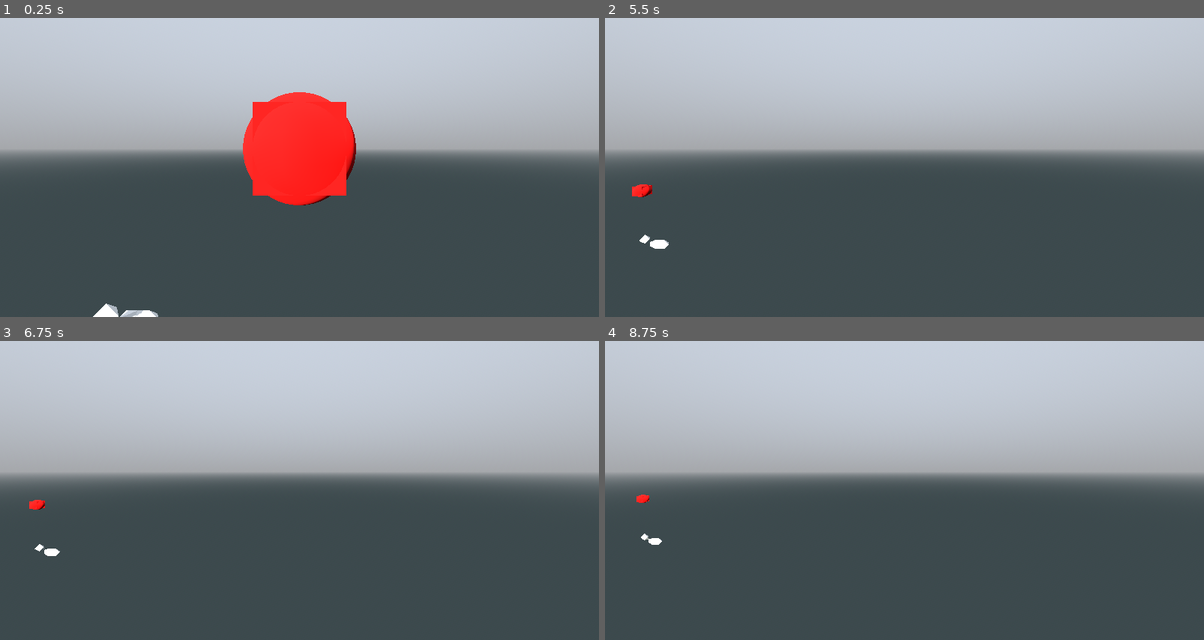
Above: before the commit, frames 1-4 (two rows, left to right).
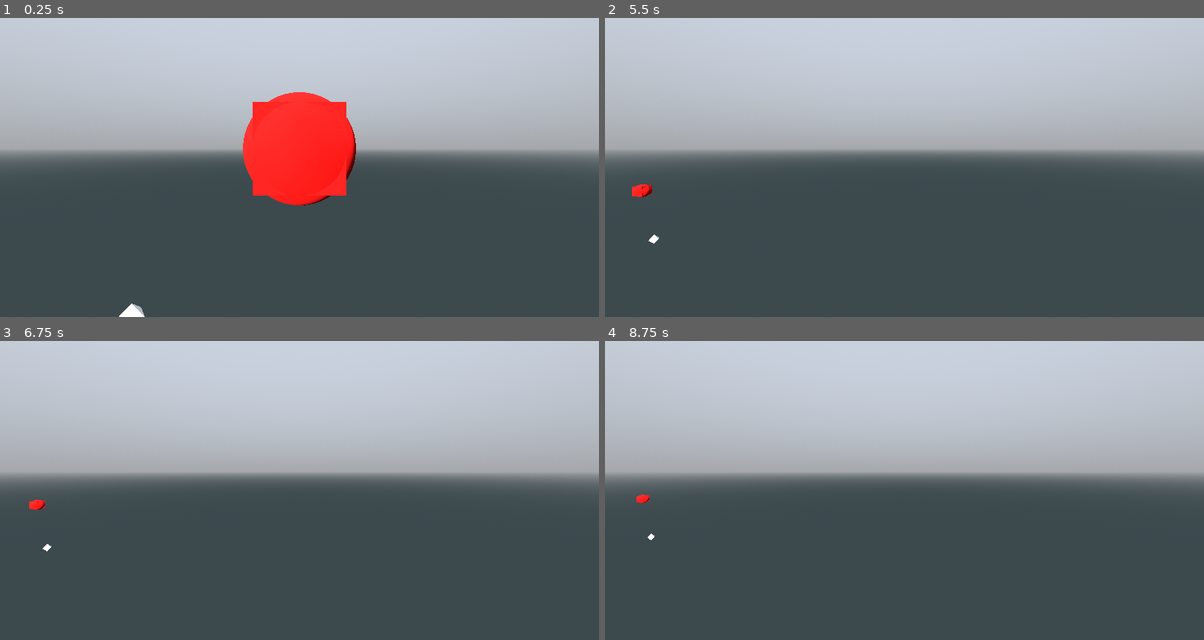
Above: after the commit, the same moments.

Repository: pixerhp/Hatchetflair
Game: Godot game, scene res://topscenes/gameplay_topscene.tscn
The game is run twice, just before and just after one commit, with the same random seed, the same clock (stepped at 60 frames per second) and the same inputs.
Inputs (mouse positions are in pixels of both pictures, inside the frame that each line leads up to):
- Up to frame 1 (0.25 s): no input
- Up to frame 2 (5.5 s): tap Enter at 0.5, 2, 3.5 s; move the mouse to (1036, 131) at 0.52 s; hold D (move_right) 0.53-1.28 s; hold Shift (speed_faster) 0.53-1.28 s; click (1036, 131) at 0.67 s; tap Space (move_jump_up) at 1.25, 2.75, 4.25 s; move the mouse to (784, 164) at 1.27 s; hold S (move_backwards) 1.28-2.03 s; tap Ctrl (speed_slower) at 1.35, 2.85, 4.35 s; move the mouse to (964, 74) at 2.02 s; hold D (move_right) 2.03-2.78 s; hold Shift (speed_faster) 2.03-2.78 s; move the mouse to (874, 215) at 2.77 s; hold W (move_forwards) 2.78-3.53 s; click (874, 215) at 2.92 s; move the mouse to (1084, 200) at 3.52 s; hold Shift (speed_faster) 3.53-4.28 s; hold A (move_left) 3.53-5.03 s; move the mouse to (724, 98) at 4.27 s; move the mouse to (934, 149) at 5.02 s; hold S (move_backwards) from 5.03 s (still down); hold Shift (speed_faster) from 5.03 s (still down); click (934, 149) at 5.17 s
- Up to frame 3 (6.75 s): move the mouse to (209, 388) at 5.77 s; release S (move_backwards) at 5.78 s; release Shift (speed_faster) at 5.78 s; hold D (move_right) 5.78-6.53 s; tap Ctrl (speed_slower) at 5.85 s; move the mouse to (431, 454) at 6.52 s; hold W (move_forwards) from 6.53 s (still down); hold Shift (speed_faster) from 6.53 s (still down)
- Up to frame 4 (8.75 s): move the mouse to (784, 487) at 7.27 s; release W (move_forwards) at 7.28 s; release Shift (speed_faster) at 7.28 s; hold D (move_right) 7.28-8.03 s; tap Ctrl (speed_slower) at 7.35 s; click (784, 487) at 7.42 s; move the mouse to (964, 397) at 8.02 s; hold S (move_backwards) from 8.03 s (still down); hold Shift (speed_faster) from 8.03 s (still down)

The runs differ from the first frame. In frame 1, 0.3% of the frame differs, in the area x 15-27%, y 95-100%; in frame 2, 0.1%; in frame 3, less than 0.1%; in frame 4, less than 0.1%.

Commit message:
Remove older marching cubes code + General cleanup

Diff:
--- a/scripts/autoloaded/tchunks_utils.gd
+++ b/scripts/autoloaded/tchunks_utils.gd
@@ -7,6 +7,9 @@
 const TCHUNK_HS: Vector3 = Vector3(TCHUNK_HL, TCHUNK_HL, TCHUNK_HL)
 const TCHUNK_HS2: Vector3 = Vector3(TCHUNK_HL - 0.5, TCHUNK_HL - 0.5, TCHUNK_HL - 0.5)
 const TCHUNK_HS3: Vector3 = Vector3(TCHUNK_HL - 1, TCHUNK_HL - 1, TCHUNK_HL - 1)
+
+func triangle_normal_vector(verts: PackedVector3Array) -> Vector3:
+	return ((verts[2]-verts[0]).cross((verts[1]-verts[0]))).normalized()
 
 const ts_tess_cube_move: Array[Vector3i] = [
 	Vector3i(-1, 0, 0), Vector3i(1, 0, 0),
@@ -118,7 +121,7 @@
 
 	[[18,14,4, 18,4,13], [18,13,5, 18,5,2], [18,3,6, 18,6,14], [18,2,3], [], [], [], []],
 	[[14,4,13, 14,13,12, 14,12,1], [13,5,2, 13,2,12], [], [], [], [], [11,14,6, 11,9,14], []],
-	#[[4,0,14, 19,0,12, 19,12,1, 19,1,14], [], [], [2,7,12, 22,7,16, 22,16,3, 22,3,12], [], [], [11,9,16, 25,9,14, 25,14,6, 25,6,16], []],
+	# alt 0b01001001 "stars/hexagons" pattern: [[4,0,14, 19,0,12, 19,12,1, 19,1,14], [], [], [2,7,12, 22,7,16, 22,16,3, 22,3,12], [], [], [11,9,16, 25,9,14, 25,14,6, 25,6,16], []],
 	[[1,14,12, 12,14,0, 4,0,14], [], [], [3,12,16, 16,12,7, 2,7,12], [], [], [6,16,14, 14,16,9, 11,9,16], []],
 	[[4,13,14, 18,14,13], [13,5,18, 15,18,5], [14,18,6, 16,6,18], [18,15,16, 7,16,15], [], [], [], []], # 1111 simple
 	[[], [18,5,2], [18,3,6], [18,2,3], [18,9,8], [18,8,5], [18,6,9], []], # the hexagon
@@ -388,8 +391,8 @@
 	[[], [], [], [], [], [], [], []],
 ]
 
-
-func generate_march_ang_tables() -> void:
+# inneficient brute-forcing, but that's OK because it's just a dev tool.
+func generate_march_ang_ind_table() -> void:
 	var inds_string: String = ""
 	var patt_i: int = 0;
 	var rot_z: int = 0; var rot_y: int = 0; var rot_x: int = 0;
@@ -461,411 +464,6 @@
 		inds = [inds[1],inds[3],inds[0],inds[2],inds[5],inds[7],inds[4],inds[6]]
 	return inds
 
-
-# Body-centered (regular) marching cubes patterns data:
-const ts_bc_march_pattern_verts: PackedVector3Array = [
-	# Edge midpoints:
-	Vector3(0,-0.5,-0.5), Vector3(-0.5,0,-0.5),
-	Vector3(0.5,0,-0.5), Vector3(0,0.5,-0.5),
-	Vector3(-0.5,-0.5,0), Vector3(0.5,-0.5,0),
-	Vector3(-0.5,0.5,0), Vector3(0.5,0.5,0),
-	Vector3(0,-0.5,0.5), Vector3(-0.5,0,0.5),
-	Vector3(0.5,0,0.5), Vector3(0,0.5,0.5),
-	# Face ambiguity center-points:
-	Vector3(0,0,-0.5), Vector3(0,-0.5,0),
-	Vector3(-0.5,0,0), Vector3(0.5,0,0),
-	Vector3(0,0.5,0), Vector3(0,0,0.5),
-	# Volume center-point:
-	Vector3(0,0,0),
-]
-var ts_bc_march_pattern_inds: Array[PackedByteArray] = [
-	[],
-	[0,1,4],
-	[2,1,4, 4,5,2],
-	[0,12,4, 4,12,1, 3,12,7, 7,12,2],
-	[0,1,4, 11,7,10],
-
-	[4,5,2, 4,2,3, 4,3,6],
-	[14,2,1, 14,5,2, 14,4,5, 14,6,11, 14,11,9],
-	[0,14,4, 0,12,14, 1,14,12,  7,12,2, 7,16,12, 3,12,16,  9,16,11, 9,14,16, 6,16,14],
-	[5,7,6, 6,4,5],
-	[2,6,8,  3,6,2, 5,2,8, 9,8,6],
-
-	[2,3,10, 3,6,10, 8,10,6, 4,8,6],
-	[1,14,2, 15,2,14,  7,15,6, 14,6,15,  9,14,10, 15,10,14,  5,15,4, 14,4,15],
-	[4,5,15, 4,15,16, 4,16,6,  7,15,16,  2,3,16, 2,16,15,  10,11,16, 10,16,15],
-	[18,13,12, 0,12,13,  18,14,13, 4,13,14,  18,13,17, 8,17,13,  18,15,13, 5,13,15,
-		18,12,1, 18,1,14,  18,9,14, 18,17,9,  18,17,10, 18,10,15,  18,2,15, 18,12,2,
-		18,16,12, 3,12,16,  18,14,16, 6,16,14,  18,16,17, 11,17,16,  18,15,16, 7,16,15],
-]
-
-# Vertex-centered marching cubes patterns data:
-const ts_vc_march_pattern_verts: PackedVector3Array = [
-
-]
-var ts_vc_march_pattern_inds: Array = [ # !!! consider how to implement three weight-based ambiguity solutions?
-	[[], [], [], [], [], [], [], [],],
-
-]
-
-
-# inneficient brute-forcing, but that's OK because it's just a dev tool.
-func print_bc_march_table():
-	var inds_string: String = ""
-
-	var patt_i: int = 0
-	var rot_z: int = 0
-	var rot_y: int = 0
-	var rot_x: int = 0
-	var flip_x: bool = false
-	var inv_state: bool = false
-
-	for comb in range(0, 256):
-		for i in range(0, 4*4*4*2*2*ts_march_patt_states.size()):
-			inv_state = bool(posmod(i, 2))
-			flip_x = bool(posmod(i/2, 2))
-			rot_x = posmod(i/4, 4)
-			rot_y = posmod(i/16, 4)
-			rot_z = posmod(i/64, 4)
-			patt_i = i/256
-			if (transform_bc_march_state(comb, rot_z, rot_y, rot_x, flip_x, inv_state) ==
-			ts_march_patt_states[patt_i]):
-				inds_string += str(
-					detransform_bc_march_inds(patt_i, rot_z, rot_y, rot_x, flip_x, inv_state)
-				) + ",\n"
-				break
-
-	print("//////// MARCHING CUBES INDICES TABLE: ////////\n")
-	print(inds_string)
-	print("\n\n\n\n")
-
-func transform_bc_march_state(comb, rot_z, rot_y, rot_x, flip_x, inv_state) -> int:
-	for i in range(0, rot_z):
-		comb = (((comb & 0b00010001) << 1) | ((comb & 0b00100010) << 2) |
-				((comb & 0b10001000) >> 1) | ((comb & 0b01000100) >> 2))
-	for i in range(0, rot_y):
-		comb = (((comb & 0b00000101) << 4) | ((comb & 0b01010000) << 1) |
-				((comb & 0b00001010) >> 1) | ((comb & 0b10100000) >> 4))
-	for i in range(0, rot_x):
-		comb = (((comb & 0b00110000) >> 4) | ((comb & 0b00000011) << 2) |
-				((comb & 0b11000000) >> 2) | ((comb & 0b00001100) << 4))
-	if flip_x:
-		comb = ((comb & 0b10101010) >> 1) | ((comb & 0b01010101) << 1)
-	if inv_state:
-		comb = ~ comb
-	return PackedByteArray([comb])[0]
-
-func detransform_bc_march_inds(patt_i, rot_z, rot_y, rot_x, flip_x, inv_state) -> PackedByteArray:
-	var inds: PackedByteArray = ts_bc_march_pattern_inds[patt_i].duplicate()
-	if inv_state:
-		inds.reverse()
-	if flip_x:
-		for i in range(0, inds.size()):
-			if inds[i] in [1,4,6,9,14]:
-				inds[i] += 1
-			elif inds[i] in [2,5,7,10,15]:
-				inds[i] -= 1
-		inds.reverse()
-	for _r in range(0, rot_x):
-		for i in range(0, inds.size()):
-			match inds[i]:
-				0: inds[i] = 8
-				4, 5: inds[i] += 5
-				1, 2, 8: inds[i] += 3
-				3, 9, 10: inds[i] -= 3
-				6, 7: inds[i] -= 5
-				11: inds[i] = 3
-				12: inds[i] = 13
-				13: inds[i] = 17
-				17: inds[i] = 16
-				16: inds[i] = 12
-	for _r in range(0, rot_y):
-		for i in range(0, inds.size()):
-			match inds[i]:
-				2: inds[i] = 10
-				0: inds[i] = 5
-				3, 7: inds[i] += 4
-				5, 12: inds[i] += 3
-				15: inds[i] = 17
-				1: inds[i] = 2
-				10: inds[i] = 9
-				14: inds[i] = 12
-				6, 17: inds[i] -= 3
-				4, 8: inds[i] -= 4
-				11: inds[i] = 6
-				9: inds[i] = 1
-	for _r in range(0, rot_z):
-		for i in range(0, inds.size()):
-			match inds[i]:
-				1, 4, 9, 14: inds[i] += 2
-				0, 6, 8, 13: inds[i] += 1
-				3, 5, 11, 16: inds[i] -= 1
-				2, 7, 10, 15: inds[i] -= 2
-	inds.reverse() # Account for positive z being the opposite direction in Godot than in the data.
-	return inds
-
-func triangle_normal_vector(verts: PackedVector3Array) -> Vector3:
-	return ((verts[2]-verts[0]).cross((verts[1]-verts[0]))).normalized()
-
-var ts_march_inds: Array[PackedByteArray] = [
-	[],
-	[4, 1, 0],
-	[0, 2, 5],
-	[2, 5, 4, 4, 1, 2],
-	[1, 6, 3],
-	[0, 4, 6, 6, 3, 0],
-	[0, 12, 5, 5, 12, 2, 3, 12, 6, 6, 12, 1],
-	[6, 3, 4, 3, 2, 4, 2, 5, 4],
-	[3, 7, 2],
-	[2, 12, 7, 7, 12, 3, 1, 12, 4, 4, 12, 0],
-	[5, 0, 3, 3, 7, 5],
-	[5, 4, 1, 5, 1, 3, 5, 3, 7],
-	[7, 2, 1, 1, 6, 7],
-	[6, 7, 2, 6, 2, 0, 6, 0, 4],
-	[5, 0, 7, 0, 1, 7, 1, 6, 7],
-	[5, 4, 6, 6, 7, 5],
-	[9, 4, 8],
-	[8, 9, 1, 1, 0, 8],
-	[5, 13, 2, 2, 13, 0, 4, 13, 9, 9, 13, 8],
-	[2, 5, 1, 5, 8, 1, 8, 9, 1],
-	[9, 14, 8, 8, 14, 4, 1, 14, 3, 3, 14, 6],
-	[0, 8, 9, 0, 9, 6, 0, 6, 3],
-	[14, 12, 1, 12, 14, 6, 3, 12, 6, 12, 13, 0, 13, 12, 2, 5, 13, 2, 13, 14, 4, 14, 13, 8, 9, 14, 8],
-	[6, 8, 9, 8, 2, 5, 2, 6, 3, 8, 6, 2],
-	[7, 2, 3, 9, 4, 8],
-	[3, 7, 12, 7, 2, 12, 9, 1, 12, 8, 9, 12, 0, 8, 12],
-	[13, 7, 5, 13, 3, 7, 13, 0, 3, 13, 8, 9, 13, 9, 4],
-	[1, 3, 9, 3, 7, 9, 8, 9, 7, 5, 8, 7],
-	[4, 8, 14, 8, 9, 14, 2, 1, 14, 7, 2, 14, 6, 7, 14],
-	[7, 9, 6, 7, 8, 9, 8, 7, 2, 8, 2, 0],
-	[14, 13, 1, 13, 0, 1, 14, 13, 9, 13, 8, 9, 13, 14, 4, 5, 13, 7, 13, 14, 7, 14, 6, 7],
-	[5, 8, 7, 8, 9, 7, 9, 6, 7],
-	[8, 5, 10],
-	[8, 13, 10, 10, 13, 5, 0, 13, 1, 1, 13, 4],
-	[10, 8, 0, 0, 2, 10],
-	[10, 8, 2, 8, 4, 2, 4, 1, 2],
-	[8, 5, 10, 3, 1, 6],
-	[13, 3, 0, 13, 6, 3, 13, 4, 6, 13, 5, 10, 13, 10, 8],
-	[1, 6, 12, 6, 3, 12, 8, 0, 12, 10, 8, 12, 2, 10, 12],
-	[6, 8, 4, 6, 10, 8, 10, 6, 3, 10, 3, 2],
-	[5, 15, 8, 8, 15, 10, 7, 15, 3, 3, 15, 2],
-	[8, 15, 10, 8, 13, 15, 5, 15, 13, 1, 13, 4, 1, 12, 13, 0, 13, 12, 7, 12, 3, 7, 15, 12, 2, 12, 15],
-	[3, 7, 0, 7, 10, 0, 10, 8, 0],
-	[1, 7, 8, 3, 7, 1, 4, 1, 8, 10, 8, 7],
-	[15, 6, 7, 15, 1, 6, 15, 2, 1, 15, 10, 8, 15, 8, 5],
-	[6, 7, 15, 6, 15, 13, 6, 13, 4, 5, 15, 13, 10, 8, 13, 10, 13, 15, 2, 0, 13, 2, 13, 15],
-	[0, 10, 8, 0, 7, 10, 7, 0, 1, 7, 1, 6],
-	[6, 7, 10, 6, 10, 8, 6, 8, 4],
-	[5, 10, 9, 9, 4, 5],
-	[1, 0, 9, 0, 5, 9, 5, 10, 9],
-	[10, 9, 4, 10, 4, 0, 10, 0, 2],
-	[10, 9, 1, 1, 2, 10],
-	[6, 3, 14, 3, 1, 14, 10, 9, 14, 5, 10, 14, 4, 5, 14],
-	[0, 5, 3, 5, 10, 3, 6, 3, 10, 9, 6, 10],
-	[10, 9, 14, 10, 14, 12, 10, 12, 2, 1, 14, 12, 4, 0, 12, 4, 12, 14, 6, 3, 12, 6, 12, 14],
-	[9, 6, 10, 6, 3, 10, 3, 2, 10],
-	[15, 4, 5, 15, 9, 4, 15, 10, 9, 15, 2, 3, 15, 3, 7],
-	[15, 12, 7, 12, 3, 7, 15, 12, 5, 12, 0, 5, 12, 15, 2, 1, 12, 9, 12, 15, 9, 15, 10, 9],
-	[3, 4, 0, 3, 9, 4, 9, 3, 7, 9, 7, 10],
-	[1, 3, 9, 3, 7, 9, 7, 10, 9],
-	[1, 14, 2, 15, 2, 14, 7, 15, 6, 14, 6, 15, 9, 14, 10, 15, 10, 14, 5, 15, 4, 14, 4, 15],
-	[2, 0, 15, 0, 5, 15, 6, 7, 15, 9, 6, 15, 10, 9, 15],
-	[14, 10, 9, 14, 7, 10, 14, 6, 7, 14, 4, 0, 14, 0, 1],
-	[10, 9, 6, 6, 7, 10],
-	[6, 9, 11],
-	[6, 14, 11, 11, 14, 9, 4, 14, 0, 0, 14, 1],
-	[0, 2, 5, 11, 6, 9],
-	[9, 11, 14, 11, 6, 14, 5, 4, 14, 2, 5, 14, 1, 2, 14],
-	[9, 11, 3, 3, 1, 9],
-	[0, 4, 3, 4, 9, 3, 9, 11, 3],
-	[2, 5, 12, 5, 0, 12, 11, 3, 12, 9, 11, 12, 1, 9, 12],
-	[3, 2, 11, 2, 5, 11, 9, 11, 5, 4, 9, 5],
-	[3, 16, 2, 2, 16, 7, 11, 16, 9, 9, 16, 6],
-	[14, 16, 6, 16, 14, 9, 11, 16, 9, 16, 12, 3, 12, 16, 7, 2, 12, 7, 12, 14, 1, 14, 12, 0, 4, 14, 0],
-	[6, 9, 16, 9, 11, 16, 0, 3, 16, 5, 0, 16, 7, 5, 16],
-	[5, 4, 14, 5, 14, 16, 5, 16, 7, 6, 14, 16, 1, 3, 16, 1, 16, 14, 9, 11, 16, 9, 16, 14],
-	[9, 11, 1, 11, 7, 1, 7, 2, 1],
-	[2, 11, 7, 11, 4, 9, 4, 2, 0, 11, 2, 4],
-	[5, 0, 7, 0, 1, 7, 11, 7, 1, 9, 11, 1],
-	[5, 4, 9, 5, 9, 11, 5, 11, 7],
-	[4, 8, 11, 11, 6, 4],
-	[11, 6, 8, 6, 1, 8, 1, 0, 8],
-	[13, 6, 4, 13, 11, 6, 13, 8, 11, 13, 0, 2, 13, 2, 5],
-	[2, 6, 1, 2, 11, 6, 11, 2, 5, 11, 5, 8],
-	[11, 3, 1, 11, 1, 4, 11, 4, 8],
-	[8, 11, 3, 3, 0, 8],
-	[11, 3, 12, 11, 12, 13, 11, 13, 8, 0, 12, 13, 1, 4, 13, 1, 13, 12, 2, 5, 13, 2, 13, 12],
-	[11, 3, 2, 11, 2, 5, 11, 5, 8],
-	[7, 2, 16, 2, 3, 16, 8, 11, 16, 4, 8, 16, 6, 4, 16],
-	[12, 16, 1, 16, 6, 1, 12, 16, 2, 16, 7, 2, 16, 12, 3, 11, 16, 8, 16, 12, 8, 12, 0, 8],
-	[3, 16, 0, 13, 0, 16, 5, 13, 7, 16, 7, 13, 11, 16, 8, 13, 8, 16, 4, 13, 6, 16, 6, 13],
-	[16, 8, 11, 16, 5, 8, 16, 7, 5, 16, 6, 1, 16, 1, 3],
-	[11, 4, 8, 11, 1, 4, 1, 11, 7, 1, 7, 2],
-	[11, 7, 8, 7, 2, 8, 2, 0, 8],
-	[0, 1, 13, 1, 4, 13, 7, 5, 13, 11, 7, 13, 8, 11, 13],
-	[8, 11, 7, 7, 5, 8],
-	[10, 17, 5, 5, 17, 8, 9, 17, 6, 6, 17, 11],
-	[14, 13, 4, 13, 14, 1, 0, 13, 1, 13, 17, 8, 17, 13, 5, 10, 17, 5, 17, 14, 9, 14, 17, 11, 6, 14, 11],
-	[17, 2, 10, 17, 0, 2, 17, 8, 0, 17, 11, 6, 17, 6, 9],
-	[14, 17, 4, 17, 8, 4, 14, 17, 6, 17, 11, 6, 17, 14, 9, 10, 17, 2, 17, 14, 2, 14, 1, 2],
-	[17, 1, 9, 17, 3, 1, 17, 11, 3, 17, 8, 5, 17, 5, 10],
-	[17, 13, 10, 13, 5, 10, 17, 13, 9, 13, 4, 9, 13, 17, 8, 0, 13, 3, 13, 17, 3, 17, 11, 3],
-	[17, 0, 12, 0, 17, 8, 12, 9, 17, 9, 12, 1, 17, 3, 12, 3, 17, 11, 12, 10, 17, 10, 12, 2],
-	[8, 4, 17, 4, 9, 17, 2, 10, 17, 3, 2, 17, 11, 3, 17],
-	[3, 15, 2, 3, 16, 15, 7, 15, 16, 9, 16, 6, 9, 17, 16, 11, 16, 17, 5, 17, 8, 5, 15, 17, 10, 17, 15],
-	[15, 16, 7, 16, 15, 18, 16, 17, 11, 17, 16, 18, 14, 16, 6, 16, 14, 18, 16, 12, 3, 12, 16, 18, 2, 12, 18, 15, 2, 18, 15, 10, 18, 10, 17, 18, 9, 17, 18, 14, 9, 18, 14, 1, 18, 1, 12, 18, 15, 13, 5, 13, 15, 18, 13, 17, 8, 17, 13, 18, 14, 13, 4, 13, 14, 18, 13, 12, 0, 12, 13, 18],
-	[17, 16, 9, 16, 6, 9, 17, 16, 10, 16, 7, 10, 16, 17, 11, 3, 16, 0, 16, 17, 0, 17, 8, 0],
-	[3, 14, 1, 3, 16, 14, 6, 14, 16, 10, 16, 7, 10, 17, 16, 11, 16, 17, 4, 17, 8, 4, 14, 17, 9, 17, 14],
-	[15, 17, 5, 17, 8, 5, 15, 17, 7, 17, 11, 7, 17, 15, 10, 9, 17, 1, 17, 15, 1, 15, 2, 1],
-	[15, 13, 5, 13, 15, 2, 0, 13, 2, 13, 17, 8, 17, 13, 4, 9, 17, 4, 17, 15, 10, 15, 17, 11, 7, 15, 11],
-	[11, 7, 17, 7, 10, 17, 1, 9, 17, 0, 1, 17, 8, 0, 17],
-	[9, 17, 4, 4, 17, 8, 10, 17, 7, 7, 17, 11],
-	[4, 5, 10, 4, 10, 11, 4, 11, 6],
-	[1, 11, 6, 11, 5, 10, 5, 1, 0, 11, 1, 5],
-	[4, 0, 6, 0, 2, 6, 11, 6, 2, 10, 11, 2],
-	[10, 11, 2, 11, 6, 2, 6, 1, 2],
-	[3, 10, 11, 3, 5, 10, 5, 3, 1, 5, 1, 4],
-	[0, 5, 3, 5, 10, 3, 10, 11, 3],
-	[12, 11, 3, 12, 10, 11, 12, 2, 10, 12, 1, 4, 12, 4, 0],
-	[11, 3, 2, 2, 10, 11],
-	[4, 5, 15, 4, 15, 16, 4, 16, 6, 7, 15, 16, 2, 3, 16, 2, 16, 15, 10, 11, 16, 10, 16, 15],
-	[15, 16, 7, 16, 15, 10, 11, 16, 10, 16, 12, 3, 12, 16, 6, 1, 12, 6, 12, 15, 2, 15, 12, 0, 5, 15, 0],
-	[16, 0, 3, 16, 4, 0, 16, 6, 4, 16, 7, 10, 16, 10, 11],
-	[3, 16, 1, 1, 16, 6, 11, 16, 10, 10, 16, 7],
-	[10, 11, 15, 11, 7, 15, 4, 5, 15, 1, 4, 15, 2, 1, 15],
-	[5, 15, 0, 0, 15, 2, 7, 15, 11, 11, 15, 10],
-	[0, 1, 4, 11, 7, 10],
-	[7, 10, 11],
-	[11, 10, 7],
-	[10, 7, 11, 4, 1, 0],
-	[10, 15, 11, 11, 15, 7, 2, 15, 0, 0, 15, 5],
-	[15, 1, 2, 15, 4, 1, 15, 5, 4, 15, 7, 11, 15, 11, 10],
-	[7, 16, 10, 10, 16, 11, 6, 16, 1, 1, 16, 3],
-	[11, 10, 16, 10, 7, 16, 4, 6, 16, 0, 4, 16, 3, 0, 16],
-	[0, 15, 5, 0, 12, 15, 2, 15, 12, 6, 12, 1, 6, 16, 12, 3, 12, 16, 10, 16, 11, 10, 15, 16, 7, 16, 15],
-	[15, 16, 10, 16, 11, 10, 15, 16, 2, 16, 3, 2, 16, 15, 7, 6, 16, 4, 16, 15, 4, 15, 5, 4],
-	[11, 10, 2, 2, 3, 11],
-	[0, 4, 12, 4, 1, 12, 10, 2, 12, 11, 10, 12, 3, 11, 12],
-	[3, 11, 10, 3, 10, 5, 3, 5, 0],
-	[4, 1, 5, 1, 3, 5, 10, 5, 3, 11, 10, 3],
-	[2, 1, 6, 2, 6, 11, 2, 11, 10],
-	[2, 11, 10, 2, 6, 11, 6, 2, 0, 6, 0, 4],
-	[5, 1, 11, 0, 1, 5, 10, 5, 11, 6, 11, 1],
-	[6, 11, 4, 11, 10, 4, 10, 5, 4],
-	[11, 17, 7, 7, 17, 10, 8, 17, 4, 4, 17, 9],
-	[17, 0, 8, 17, 1, 0, 17, 9, 1, 17, 10, 7, 17, 7, 11],
-	[11, 15, 7, 11, 17, 15, 10, 15, 17, 4, 17, 9, 4, 13, 17, 8, 17, 13, 2, 13, 0, 2, 15, 13, 5, 13, 15],
-	[1, 2, 15, 1, 15, 17, 1, 17, 9, 10, 15, 17, 7, 11, 17, 7, 17, 15, 5, 8, 17, 5, 17, 15],
-	[14, 17, 9, 17, 14, 4, 8, 17, 4, 17, 16, 11, 16, 17, 10, 7, 16, 10, 16, 14, 6, 14, 16, 3, 1, 14, 3],
-	[0, 8, 17, 0, 17, 16, 0, 16, 3, 11, 17, 16, 10, 7, 16, 10, 16, 17, 9, 6, 16, 9, 16, 17],
-	[18, 13, 12, 0, 12, 13, 18, 14, 13, 4, 13, 14, 18, 13, 17, 8, 17, 13, 18, 15, 13, 5, 13, 15, 18, 12, 1, 18, 1, 14, 18, 9, 14, 18, 17, 9, 18, 17, 10, 18, 10, 15, 18, 2, 15, 18, 12, 2, 18, 16, 12, 3, 12, 16, 18, 14, 16, 6, 16, 14, 18, 16, 17, 11, 17, 16, 18, 15, 16, 7, 16, 15],
-	[15, 17, 10, 17, 15, 5, 8, 17, 5, 17, 16, 11, 16, 17, 9, 6, 16, 9, 16, 15, 7, 15, 16, 3, 2, 15, 3],
-	[17, 3, 11, 17, 2, 3, 17, 10, 2, 17, 9, 4, 17, 4, 8],
-	[2, 12, 10, 17, 10, 12, 11, 17, 3, 12, 3, 17, 1, 12, 9, 17, 9, 12, 8, 17, 0, 12, 0, 17],
-	[3, 11, 17, 3, 17, 13, 3, 13, 0, 8, 17, 13, 9, 4, 13, 9, 13, 17, 10, 5, 13, 10, 13, 17],
-	[10, 5, 17, 5, 8, 17, 3, 11, 17, 1, 3, 17, 9, 1, 17],
-	[2, 1, 14, 2, 14, 17, 2, 17, 10, 9, 14, 17, 6, 11, 17, 6, 17, 14, 4, 8, 17, 4, 17, 14],
-	[9, 6, 17, 6, 11, 17, 0, 8, 17, 2, 0, 17, 10, 2, 17],
-	[11, 14, 6, 11, 17, 14, 9, 14, 17, 5, 17, 10, 5, 13, 17, 8, 17, 13, 1, 13, 0, 1, 14, 13, 4, 13, 14],
-	[11, 17, 6, 6, 17, 9, 8, 17, 5, 5, 17, 10],
-	[8, 5, 7, 7, 11, 8],
-	[13, 11, 8, 13, 7, 11, 13, 5, 7, 13, 4, 1, 13, 1, 0],
-	[8, 0, 2, 8, 2, 7, 8, 7, 11],
-	[2, 7, 1, 7, 11, 1, 4, 1, 11, 8, 4, 11],
-	[3, 1, 16, 1, 6, 16, 5, 7, 16, 8, 5, 16, 11, 8, 16],
-	[13, 6, 16, 6, 13, 4, 16, 8, 13, 8, 16, 11, 13, 7, 16, 7, 13, 5, 16, 0, 13, 0, 16, 3],
-	[8, 0, 12, 8, 12, 16, 8, 16, 11, 3, 12, 16, 2, 7, 16, 2, 16, 12, 1, 6, 16, 1, 16, 12],
-	[16, 4, 6, 16, 8, 4, 16, 11, 8, 16, 3, 2, 16, 2, 7],
-	[8, 5, 11, 5, 2, 11, 2, 3, 11],
-	[12, 13, 2, 13, 5, 2, 12, 13, 1, 13, 4, 1, 13, 12, 0, 8, 13, 11, 13, 12, 11, 12, 3, 11],
-	[8, 0, 3, 3, 11, 8],
-	[8, 4, 11, 4, 1, 11, 1, 3, 11],
-	[8, 5, 11, 5, 2, 11, 6, 11, 2, 1, 6, 2],
-	[5, 2, 13, 2, 0, 13, 11, 8, 13, 6, 11, 13, 4, 6, 13],
-	[8, 0, 1, 8, 1, 6, 8, 6, 11],
-	[4, 6, 11, 11, 8, 4],
-	[7, 11, 5, 11, 9, 5, 9, 4, 5],
-	[1, 11, 9, 1, 7, 11, 7, 1, 0, 7, 0, 5],
-	[4, 2, 11, 0, 2, 4, 9, 4, 11, 7, 11, 2],
-	[1, 2, 7, 1, 7, 11, 1, 11, 9],
-	[14, 16, 9, 16, 11, 9, 14, 16, 1, 16, 3, 1, 16, 14, 6, 7, 16, 5, 16, 14, 5, 14, 4, 5],
-	[16, 5, 7, 16, 0, 5, 16, 3, 0, 16, 11, 9, 16, 9, 6],
-	[0, 14, 4, 0, 12, 14, 1, 14, 12, 7, 12, 2, 7, 16, 12, 3, 12, 16, 9, 16, 11, 9, 14, 16, 6, 16, 14],
-	[6, 16, 9, 9, 16, 11, 7, 16, 2, 2, 16, 3],
-	[5, 9, 4, 5, 11, 9, 11, 5, 2, 11, 2, 3],
-	[12, 9, 1, 12, 11, 9, 12, 3, 11, 12, 0, 5, 12, 5, 2],
-	[3, 11, 9, 3, 9, 4, 3, 4, 0],
-	[9, 1, 3, 3, 11, 9],
-	[14, 2, 1, 14, 5, 2, 14, 4, 5, 14, 6, 11, 14, 11, 9],
-	[9, 6, 11, 5, 2, 0],
-	[1, 14, 0, 0, 14, 4, 9, 14, 11, 11, 14, 6],
-	[11, 9, 6],
-	[10, 7, 6, 6, 9, 10],
-	[1, 0, 14, 0, 4, 14, 7, 6, 14, 10, 7, 14, 9, 10, 14],
-	[15, 9, 10, 15, 6, 9, 15, 7, 6, 15, 5, 0, 15, 0, 2],
-	[15, 4, 14, 4, 15, 5, 14, 10, 15, 10, 14, 9, 15, 6, 14, 6, 15, 7, 14, 2, 15, 2, 14, 1],
-	[9, 10, 7, 9, 7, 3, 9, 3, 1],
-	[10, 7, 9, 7, 3, 9, 4, 9, 3, 0, 4, 3],
-	[9, 10, 15, 9, 15, 12, 9, 12, 1, 2, 15, 12, 5, 0, 12, 5, 12, 15, 7, 3, 12, 7, 12, 15],
-	[7, 3, 15, 3, 2, 15, 9, 10, 15, 4, 9, 15, 5, 4, 15],
-	[10, 2, 3, 10, 3, 6, 10, 6, 9],
-	[14, 12, 6, 12, 3, 6, 14, 12, 4, 12, 0, 4, 12, 14, 1, 2, 12, 10, 12, 14, 10, 14, 9, 10],
-	[10, 6, 9, 10, 3, 6, 3, 10, 5, 3, 5, 0],
-	[14, 5, 4, 14, 10, 5, 14, 9, 10, 14, 1, 3, 14, 3, 6],
-	[10, 2, 1, 1, 9, 10],
-	[2, 0, 10, 0, 4, 10, 4, 9, 10],
-	[9, 10, 5, 9, 5, 0, 9, 0, 1],
-	[5, 4, 9, 9, 10, 5],
-	[4, 8, 6, 8, 10, 6, 10, 7, 6],
-	[6, 1, 7, 1, 0, 7, 10, 7, 0, 8, 10, 0],
-	[15, 13, 2, 13, 0, 2, 15, 13, 10, 13, 8, 10, 13, 15, 5, 4, 13, 6, 13, 15, 6, 15, 7, 6],
-	[5, 8, 15, 8, 10, 15, 1, 2, 15, 6, 1, 15, 7, 6, 15],
-	[7, 8, 10, 8, 1, 4, 1, 7, 3, 8, 7, 1],
-	[0, 8, 10, 0, 10, 7, 0, 7, 3],
-	[15, 12, 2, 12, 15, 7, 3, 12, 7, 12, 13, 0, 13, 12, 1, 4, 13, 1, 13, 15, 5, 15, 13, 8, 10, 15, 8],
-	[2, 15, 3, 3, 15, 7, 10, 15, 8, 8, 15, 5],
-	[2, 3, 10, 3, 6, 10, 8, 10, 6, 4, 8, 6],
-	[12, 10, 2, 12, 8, 10, 12, 0, 8, 12, 3, 6, 12, 6, 1],
-	[8, 10, 13, 10, 5, 13, 6, 4, 13, 3, 6, 13, 0, 3, 13],
-	[6, 1, 3, 10, 5, 8],
-	[2, 1, 4, 2, 4, 8, 2, 8, 10],
-	[10, 2, 0, 0, 8, 10],
-	[4, 13, 1, 1, 13, 0, 5, 13, 10, 10, 13, 8],
-	[10, 5, 8],
-	[7, 6, 9, 7, 9, 8, 7, 8, 5],
-	[7, 6, 14, 7, 14, 13, 7, 13, 5, 4, 14, 13, 9, 8, 13, 9, 13, 14, 1, 0, 13, 1, 13, 14],
-	[0, 2, 8, 2, 7, 8, 9, 8, 7, 6, 9, 7],
-	[14, 7, 6, 14, 2, 7, 14, 1, 2, 14, 9, 8, 14, 8, 4],
-	[7, 8, 5, 7, 9, 8, 9, 7, 3, 9, 3, 1],
-	[4, 9, 13, 9, 8, 13, 3, 0, 13, 7, 3, 13, 5, 7, 13],
-	[12, 8, 0, 12, 9, 8, 12, 1, 9, 12, 2, 7, 12, 7, 3],
-	[8, 4, 9, 3, 2, 7],
-	[2, 6, 8, 3, 6, 2, 5, 2, 8, 9, 8, 6],
-	[8, 14, 9, 8, 13, 14, 4, 14, 13, 2, 13, 5, 2, 12, 13, 0, 13, 12, 6, 12, 3, 6, 14, 12, 1, 12, 14],
-	[3, 6, 0, 6, 9, 0, 9, 8, 0],
-	[6, 14, 3, 3, 14, 1, 4, 14, 8, 8, 14, 9],
-	[1, 9, 8, 1, 8, 5, 1, 5, 2],
-	[8, 13, 9, 9, 13, 4, 0, 13, 2, 2, 13, 5],
-	[8, 0, 1, 1, 9, 8],
-	[8, 4, 9],
-	[5, 7, 6, 6, 4, 5],
-	[7, 6, 1, 7, 1, 0, 7, 0, 5],
-	[4, 0, 6, 0, 2, 6, 2, 7, 6],
-	[7, 6, 1, 1, 2, 7],
-	[7, 3, 5, 3, 1, 5, 1, 4, 5],
-	[5, 7, 3, 3, 0, 5],
-	[0, 12, 4, 4, 12, 1, 3, 12, 7, 7, 12, 2],
-	[2, 7, 3],
-	[4, 5, 2, 4, 2, 3, 4, 3, 6],
-	[1, 12, 6, 6, 12, 3, 2, 12, 5, 5, 12, 0],
-	[0, 3, 6, 6, 4, 0],
-	[3, 6, 1],
-	[2, 1, 4, 4, 5, 2],
-	[5, 2, 0],
-	[0, 1, 4],
-	[],
-]
-
 func _ready():
-	#generate_march_ang_tables()
+	#generate_march_ang_ind_table()
 	pass
--- a/scripts/tchunks_manager.gd
+++ b/scripts/tchunks_manager.gd
@@ -11,7 +11,6 @@
 
 	var tc_coords: Vector3i = Vector3i(0,0,0)
 	var tile_shapes: PackedByteArray = []
-	var march_weights: PackedFloat32Array = []
 
 	var mesh_instance_node: MeshInstance3D = MeshInstance3D.new()
 	var array_mesh: ArrayMesh = ArrayMesh.new()
@@ -42,8 +41,6 @@
 	func _init():
 		tile_shapes.resize(TCU.TCHUNK_T)
 		tile_shapes.fill(TILE_SHAPE.NO_DATA)
-		march_weights.resize(TCU.TCHUNK_T * 6)
-		march_weights.fill(1.0)
 
 	func randomize_tiles():
 		tile_shapes.fill(TILE_SHAPE.EMPTY)
@@ -65,15 +62,9 @@
 
 	func generate_mesh(tc_27: Array[TChunk] = blank_tc27):
 		tc_27[13] = self # Set self as center of the 3x3x3 chunks.
-
 		var surf_verts: PackedVector3Array = []
 		var surf_norms: PackedVector3Array = []
-
-		var march_strengths: PackedVector3Array = []
-		march_strengths.resize(8)
-
 		for i in range(TCU.TCHUNK_T):
-			#mesh_march(t_xyz_from_i(i), tc_27, surf_verts, surf_norms)
 			match tile_shapes[i]:
 				TILE_SHAPE.NO_DATA:
 					push_error("Attempted to mesh an unloaded tile shape at chunk: ",
@@ -93,6 +84,7 @@
 		mesh_surface[Mesh.ARRAY_VERTEX] = surf_verts
 		mesh_surface[Mesh.ARRAY_NORMAL] = surf_norms
 
+		## Give each triangle a random color, for testing/debug purposes.
 		#var surf_colors: PackedColorArray = []
 		#var color: Color
 		#for i in surf_verts.size():
@@ -111,42 +103,6 @@
 			)
 			array_mesh.surface_set_material(0, test_mat)
 		mesh_instance_node.mesh = array_mesh
-
-	func mesh_march(
-		pos: Vector3i, tc_27: Array[TChunk],
-		verts_ref: PackedVector3Array, norms_ref: PackedVector3Array,
-	):
-		var shapes: PackedByteArray = []
-		shapes.resize(8)
-		for i in range(8):
-			shapes[i] = tc_27[get_tc27_tchunk_i(pos, Vector3i(i%2, (i/2)%2, (i/4)%2,))
-				].tile_shapes[get_tc27_tile_i(pos, Vector3i(i%2, (i/2)%2, (i/4)%2,))]
-		if (not TILE_SHAPE.MARCH_ANG in shapes) and (not TILE_SHAPE.MARCH_WEI in shapes):
-			return
-		var state: int = (
-			(0b00000001 * int(not shapes[0] <= TILE_SHAPE.EMPTY)) +
-			(0b00000010 * int(not shapes[1] <= TILE_SHAPE.EMPTY)) +
-			(0b00000100 * int(not shapes[2] <= TILE_SHAPE.EMPTY)) +
-			(0b00001000 * int(not shapes[3] <= TILE_SHAPE.EMPTY)) +
-			(0b00010000 * int(not shapes[4] <= TILE_SHAPE.EMPTY)) +
-			(0b00100000 * int(not shapes[5] <= TILE_SHAPE.EMPTY)) +
-			(0b01000000 * int(not shapes[6] <= TILE_SHAPE.EMPTY)) +
-			(0b10000000 * int(not shapes[7] <= TILE_SHAPE.EMPTY))
-		)
-		#var weights: PackedFloat32Array = []
-		#weights.resize(8)
-		#for i in range(8):
-			#pass # !!! (weights are not yet implemented)
-		for i in range(TCU.ts_march_inds[state].size()):
-			verts_ref.append(TCU.ts_bc_march_pattern_verts[TCU.ts_march_inds[state][i]] +
-				(Vector3(pos) - TCU.TCHUNK_HS3))
-			if i%3 == 2:
-				norms_ref.append(TCU.triangle_normal_vector(PackedVector3Array([
-					verts_ref[verts_ref.size()-3], verts_ref[verts_ref.size()-2], verts_ref[verts_ref.size()-1],
-				])))
-				norms_ref.append(norms_ref[norms_ref.size() - 1])
-				norms_ref.append(norms_ref[norms_ref.size() - 1])
-
 
 	func mesh_empty(
 		pos: Vector3i, tc_27: Array[TChunk],
@@ -279,9 +235,11 @@
 	test_chunk.tile_shapes.fill(TILE_SHAPE.EMPTY)
 	#test_chunk.randomize_tiles()
 
-	test_chunk.tile_shapes[0] = TILE_SHAPE.MARCH_ANG
-	test_chunk.tile_shapes[1] = TILE_SHAPE.MARCH_ANG
-	test_chunk.tile_shapes[272] = TILE_SHAPE.MARCH_ANG
+	var test_placements: Array[Vector3i] = [
+		Vector3i(1,1,1),
+	]
+	for pos in test_placements:
+		test_chunk.tile_shapes[pos.x + (16*pos.y) + (256*pos.z)] = TILE_SHAPE.MARCH_ANG
 
 	test_chunk.generate_mesh()
 	add_child(test_chunk.mesh_instance_node)
